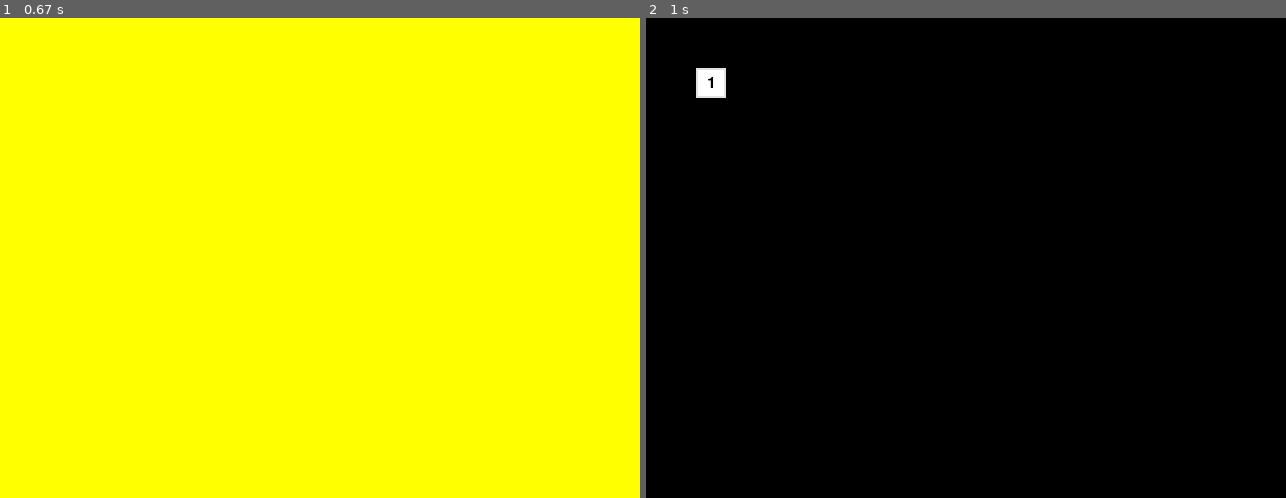
Above: before the commit, frames 1-2 (left to right).
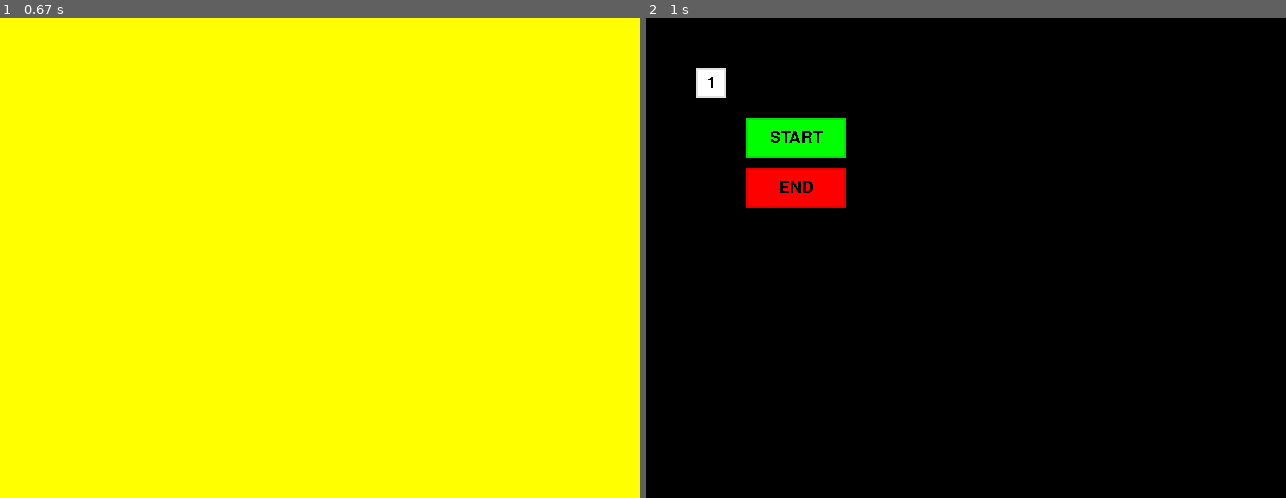
Above: after the commit, the same moments.

Repository: Jyny/gas_gun
Game: pygame game, started from gas_gun.py
Two runs of this game, one before a commit and one after it. Both use one fixed random seed, a clock stepped at 60 frames per second and the inputs below.
Inputs:
- Up to frame 1 (0.67 s): no input
- Up to frame 2 (1 s): no input

Frame 1 is identical in both runs. In frame 2, 2.4% of the frame differs, in the area x 9-32%, y 12-40%.

Commit message:
add button list and fix dark effects of button

Diff:
--- a/gas_gun.py
+++ b/gas_gun.py
@@ -227,10 +227,13 @@
 		self.text = text
 
 	def draw(self, screen):
-		dark = (self.color[0]-30, self.color[1]-30, self.color[2]-30)
+		dark = (
+			self.color[0]-30 if self.color[0] > 30 else self.color[0],
+			self.color[1]-30 if self.color[1] > 30 else self.color[1],
+			self.color[2]-30 if self.color[2] > 30 else self.color[2])
 		pygame.draw.rect(screen, dark, [self.x1, self.y1, self.x2-self.x1, self.y2-self.y1])
 		pygame.draw.rect(screen, self.color, [self.x1+2, self.y1+2, self.x2-self.x1-4, self.y2-self.y1-4])
-		text = pygame.font.SysFont("", 24).render(self.text, True, BLACK)
+		text = pygame.font.SysFont("", 24).render(self.text, False, BLACK)
 		text_rect = text.get_rect(center=((self.x1+self.x2)/2, (self.y1+self.y2)/2))
 		screen.blit(text, text_rect)
 
@@ -241,10 +244,13 @@
 			return False
 
 	def blink(self, screen):
-		dark = (self.color[0]-50, self.color[1]-50, self.color[2]-50)
+		dark = (
+			self.color[0]-30 if self.color[0] > 30 else self.color[0],
+			self.color[1]-30 if self.color[1] > 30 else self.color[1],
+			self.color[2]-30 if self.color[2] > 30 else self.color[2])
 		pygame.draw.rect(screen, YELLOW, [self.x1, self.y1, self.x2-self.x1, self.y2-self.y1])
 		pygame.draw.rect(screen, dark, [self.x1+2, self.y1+2, self.x2-self.x1-4, self.y2-self.y1-4])
-		text = pygame.font.SysFont("", 24).render(self.text, True, BLACK)
+		text = pygame.font.SysFont("", 24).render(self.text, False, BLACK)
 		text_rect = text.get_rect(center=((self.x1+self.x2)/2, (self.y1+self.y2)/2))
 		screen.blit(text, text_rect)
 
@@ -402,16 +408,21 @@
 #calibration_touch()
 
 # init buttons
-a = button(50, 80, 50, 80, WHITE, '1')
+buttons = []
+buttons.append(button(50, 80, 50, 80, WHITE, '1'))
+buttons.append(button(100, 200, 100, 140, GREEN, 'START'))
+buttons.append(button(100, 200, 150, 190, RED, 'END'))
 
 #main
 while True:
 	x, y = read_touch()
 	screen.fill(BLACK)
 
-	a.draw(screen)
-	if a.is_click(x, y):
-		a.blink(screen)
+	for butt in buttons:
+		if butt.is_click(x, y):
+			butt.blink(screen)
+		else:
+			butt.draw(screen)
 
 	#draw_corss(x, y)
 	pygame.display.update()
